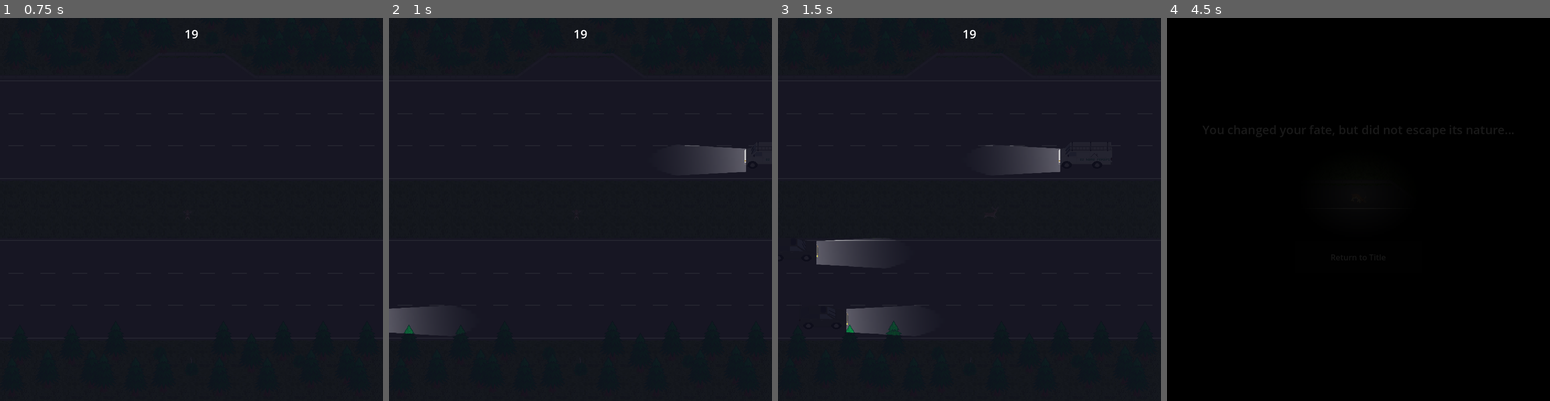
Above: before the commit, frames 1-4 (left to right).
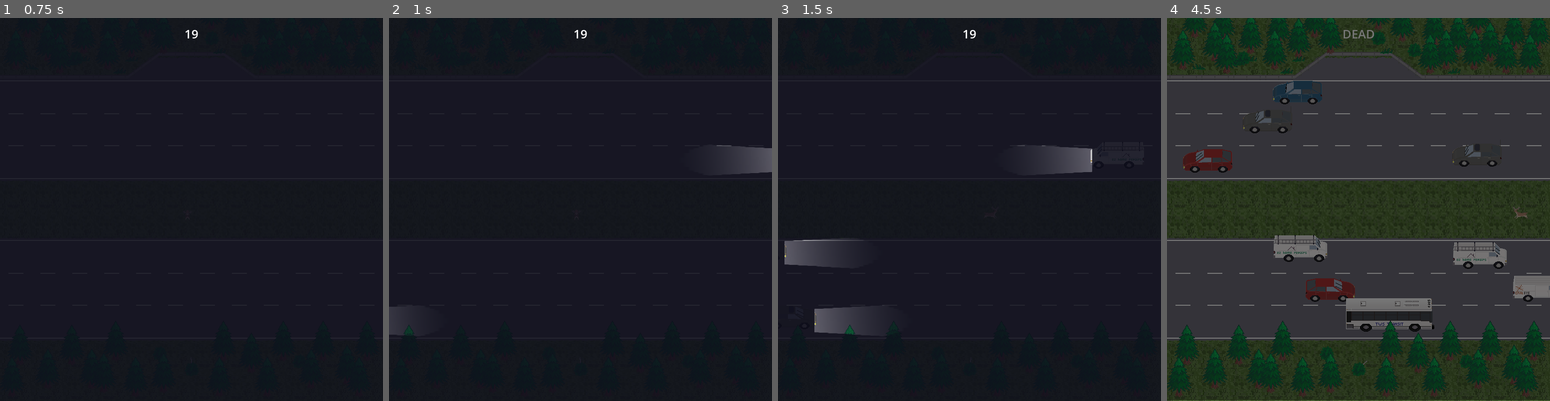
Above: after the commit, the same moments.

Repository: Pedro-T/deer-in-the-headlights
Game: Godot game, scene res://Main.tscn
Two runs of this game, one before a commit and one after it. Both use one fixed random seed, a clock stepped at 60 frames per second and the inputs below.
Inputs:
- Up to frame 1 (0.75 s): click "Start Game" at 0.5 s
- Up to frame 2 (1 s): no input
- Up to frame 3 (1.5 s): hold D (move_right) from 1.28 s (still down)
- Up to frame 4 (4.5 s): release D (move_right) at 2.03 s; hold S (move_down) 2.03-2.78 s; hold D (move_right) 2.78-3.53 s; hold W (move_up) 3.53-4.28 s; hold A (move_left) from 4.28 s (still down)

Frame 1 is identical in both runs. In frame 2, 1.4% of the frame differs, in the area x 0-100%, y 33-83%; in frame 3, 3.3%; in frame 4, 99%, in the area x 0-100%, y 0-100%.

Commit message:
move car spawners further off screen

Diff:
--- a/deer-in-the-headlights/Main.tscn
+++ b/deer-in-the-headlights/Main.tscn
@@ -88,24 +88,24 @@
 [node name="VehicleSpawnController" parent="Stage/VehicleContainer" instance=ExtResource("6_trn2v")]
 
 [node name="VehicleSpawnNode" parent="Stage/VehicleContainer/VehicleSpawnController" instance=ExtResource("7_03owx")]
-position = Vector2(832, 160)
+position = Vector2(896, 160)
 
 [node name="VehicleSpawnNode2" parent="Stage/VehicleContainer/VehicleSpawnController" instance=ExtResource("7_03owx")]
-position = Vector2(832, 224)
+position = Vector2(896, 224)
 
 [node name="VehicleSpawnNode3" parent="Stage/VehicleContainer/VehicleSpawnController" instance=ExtResource("7_03owx")]
-position = Vector2(832, 288)
+position = Vector2(896, 288)
 
 [node name="VehicleSpawnNode4" parent="Stage/VehicleContainer/VehicleSpawnController" instance=ExtResource("7_03owx")]
-position = Vector2(-64, 480)
+position = Vector2(-128, 480)
 direction = 1
 
 [node name="VehicleSpawnNode5" parent="Stage/VehicleContainer/VehicleSpawnController" instance=ExtResource("7_03owx")]
-position = Vector2(-64, 544)
+position = Vector2(-128, 544)
 direction = 1
 
 [node name="VehicleSpawnNode6" parent="Stage/VehicleContainer/VehicleSpawnController" instance=ExtResource("7_03owx")]
-position = Vector2(-64, 608)
+position = Vector2(-128, 608)
 direction = 1
 
 [node name="Gutters" type="Node" parent="Stage/VehicleContainer"]
